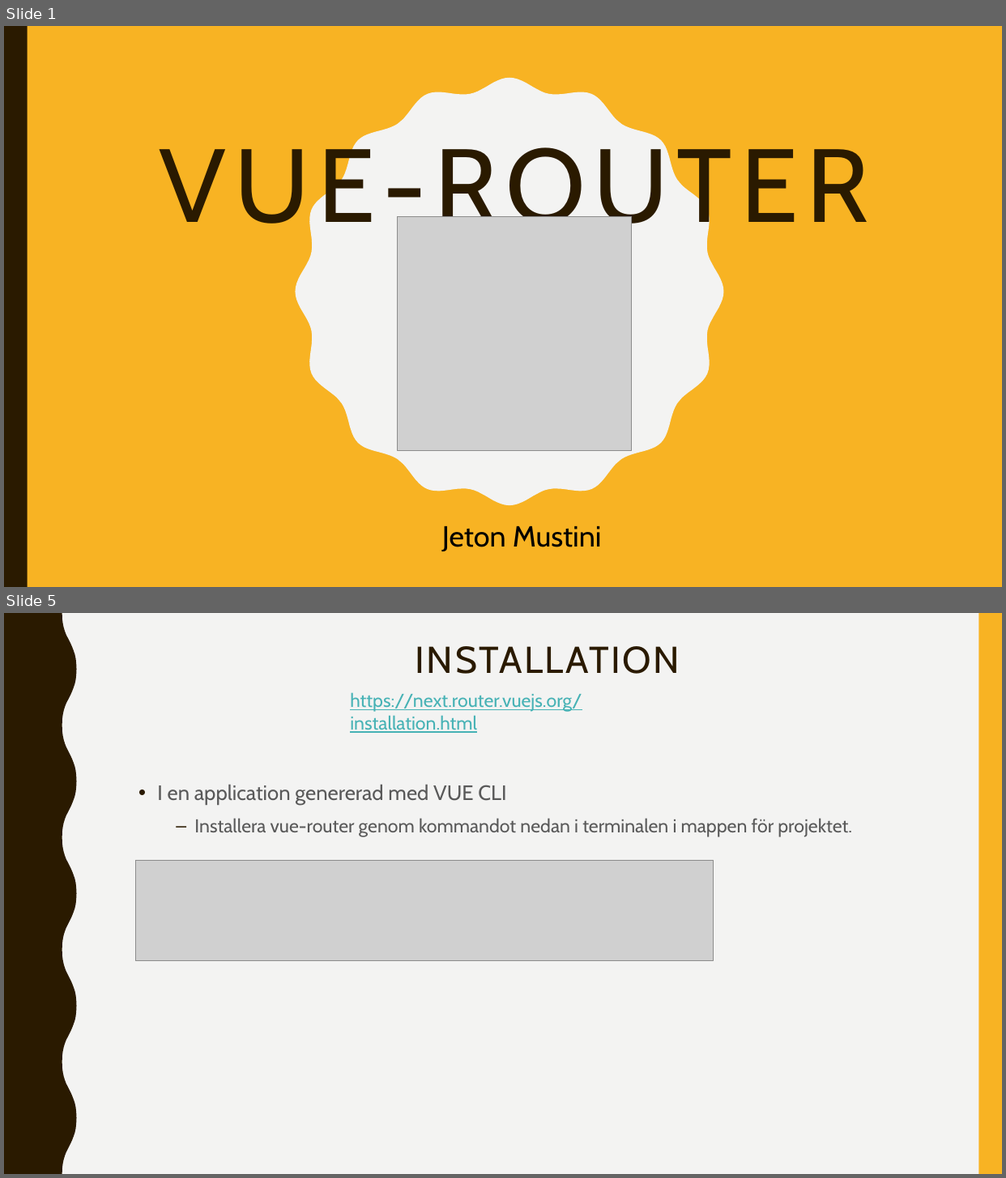
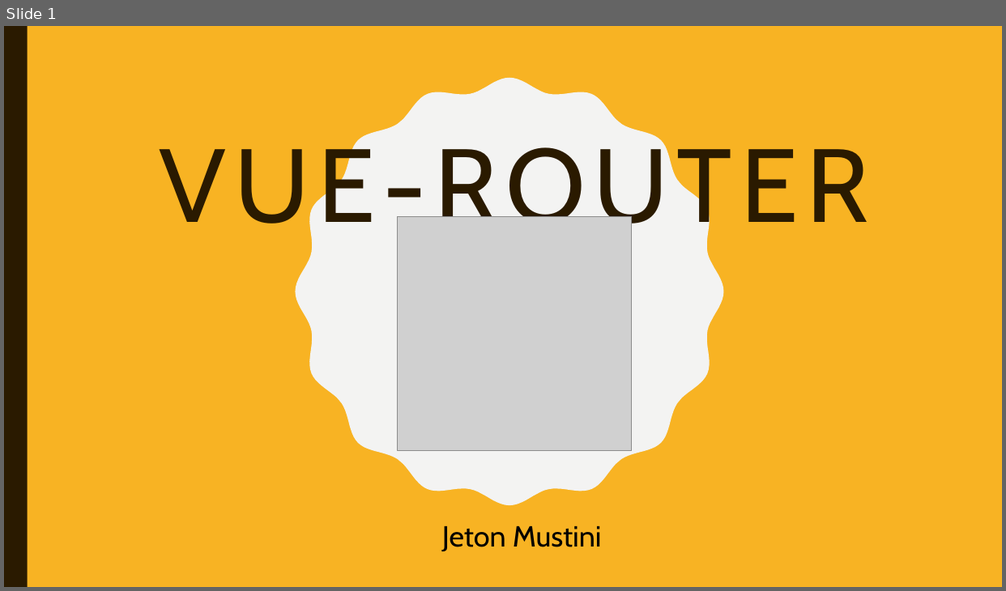
Before and after one commit to abbjetmus/programmering, a slide deck: Vue/Vue-Router.pptx. Shown one above the other, each under a label of ours: slides 1 and 5 before the commit, slide 1 after it; the slides between them are not shown. The pictures are 1006x1178 and 1006x591 pixels, drawn with LibreOffice and Linux fonts; fonts in the diff are those of the drawing; grey boxes stand for pictures. Boxes give left, top, right and bottom in pixels: in the first picture for what was removed or moved away, otherwise in the second. Text is boxed around its words. In the diff, an @@ line names an element or a change of style, - is before the commit and + after.

```diff
--- a/Vue/Vue-Router.pptx
+++ b/Vue/Vue-Router.pptx
@@ slide 5 removed at [4, 613, 1002, 1174], background #F3F3F2 @@
@@ freeform shape removed at [4, 613, 77, 1174] @@
@@ rectangle removed at [978, 613, 1002, 1174] @@
@@ title removed at [415, 646, 680, 674] @@
-INSTALLATION
@@ text removed at [350, 692, 582, 733] @@
-https://next.router.vuejs.org/installation.html
@@ text removed at [157, 784, 852, 837] @@
-• I en application genererad med VUE CLI
-  – Installera vue-router genom kommandot nedan i terminalen i mappen för projektet.
@@ picture removed at [136, 861, 714, 961] @@
```
Also in this commit, not shown: 3 slides changed, 4 slides added, 3 other slides removed.
